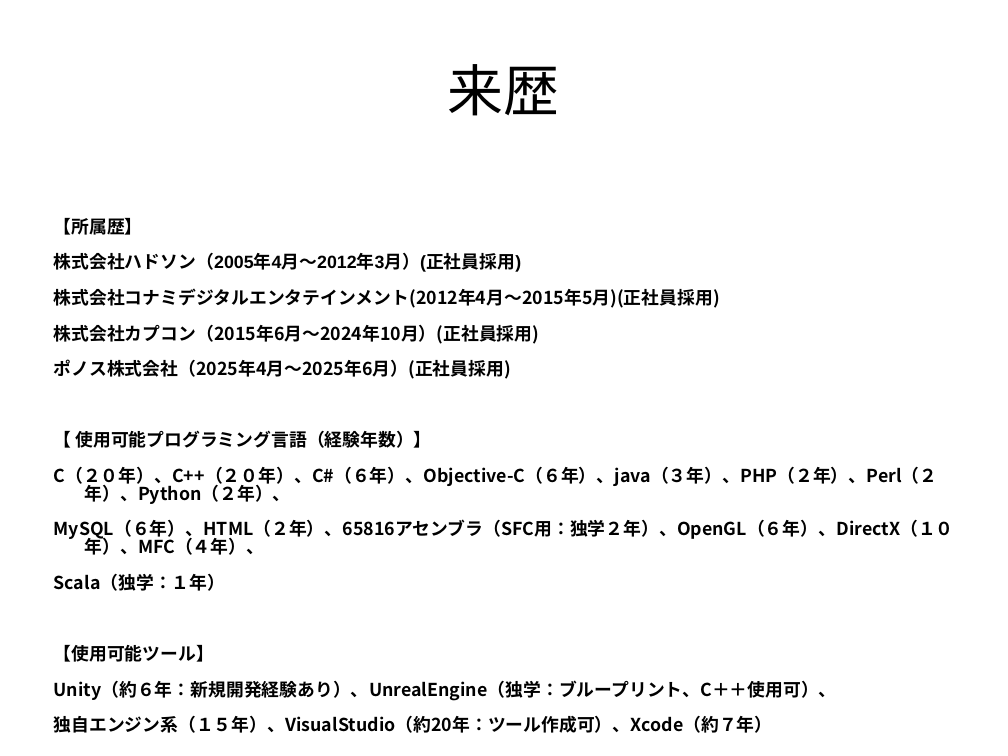
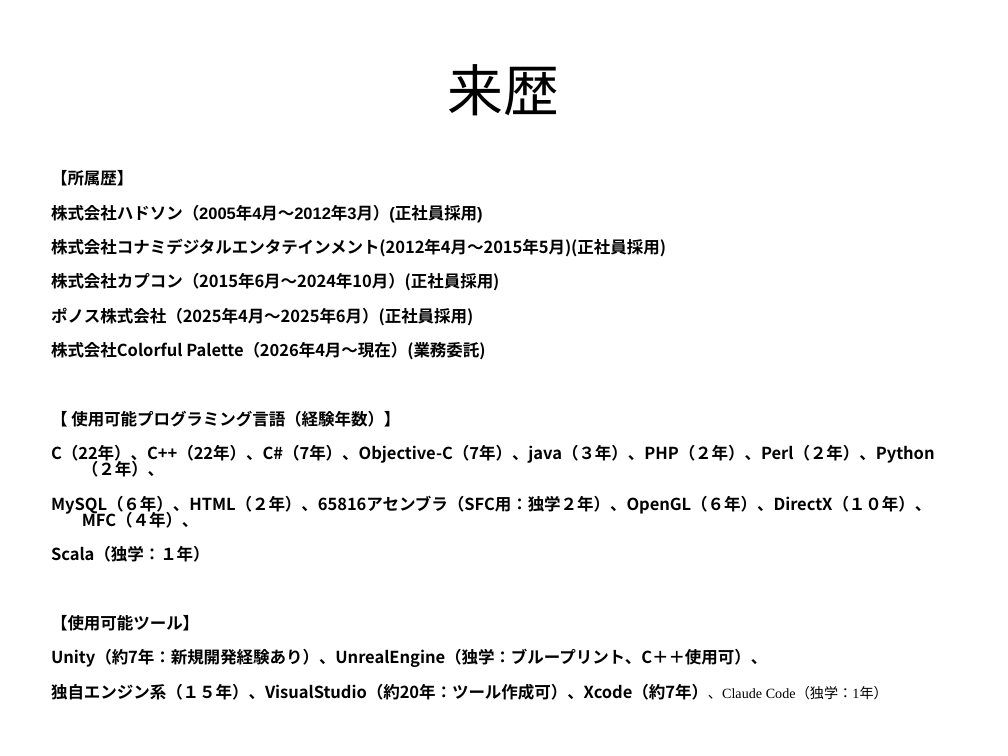
Before and after one commit to hidenorimiyawaki/recruitdata, a slide deck: slide 3 of ポートフォリオ - コピー.ppt. Drawn at 1008x756 pixels with LibreOffice and Linux fonts; fonts in the diff are those of the drawing. Boxes give left, top, right and bottom in pixels: in the first picture for what was removed or moved away, otherwise in the second. Text is boxed around its words. In the diff, an @@ line names an element or a change of style, - is before the commit and + after.

```diff
--- a/ポートフォリオ - コピー.ppt
+++ b/ポートフォリオ - コピー.ppt
@@ text "【所属歴】": place and size @@
-text "【所属歴】" at (54, 218, 954, 733)
+text "【所属歴】" at (51, 170, 935, 700)
@@ text at (51, 170, 931, 631): size 14 to 12.9 pt in "【所属歴】", "株式会社ハドソン（2005年4月～2012年3月）(正社員採用)", "株式会社コナミデジタルエンタテインメント(2012年4月～2015年5月)(正社員採用)", "株式会社カプコン（2015年6月～2024年10月）(正社員採用)" and 5 more places @@
@@ text at (51, 342, 485, 360): paragraph added @@
+株式会社Colorful Palette（2026年4月～現在）(業務委託)
@@ text at (51, 445, 935, 477): text changed; size 14 to 12.9 pt @@
-C（２０年）、C++（２０年）、C#（６年）、Objective-C（６年）、java（３年）、PHP（２年）、Perl（２年）、Python（２年）、
+C（22年）、C++（22年）、C#（7年）、Objective-C（7年）、java（３年）、PHP（２年）、Perl（２年）、Python（２年）、
@@ text at (51, 648, 888, 700): text changed; size 14 to 12.9 pt @@
-Unity（約６年：新規開発経験あり）、UnrealEngine（独学：ブループリント、C＋＋使用可）、
-独自エンジン系（１５年）、VisualStudio（約20年：ツール作成可）、Xcode（約７年）
+Unity（約7年：新規開発経験あり）、UnrealEngine（独学：ブループリント、C＋＋使用可）、
+独自エンジン系（１５年）、VisualStudio（約20年：ツール作成可）、Xcode（約7年）、Claude Code（独学：1年）
```
Also in this commit, not shown: 3 other slides changed, 2 other files.
